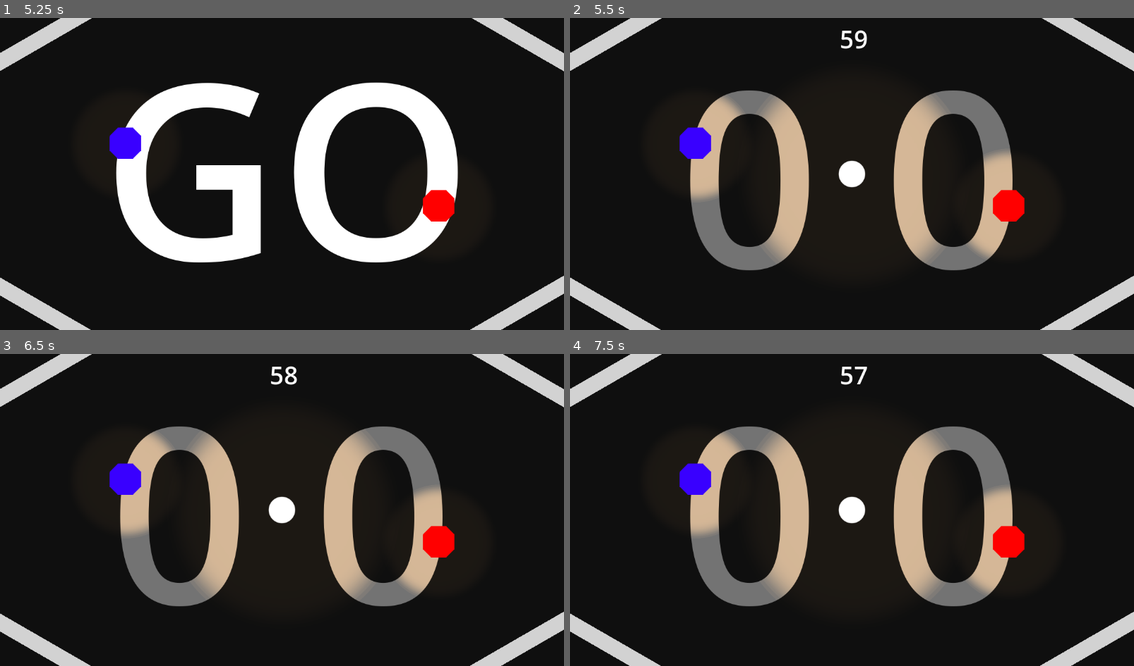
Above: before the commit, frames 1-4 (two rows, left to right).
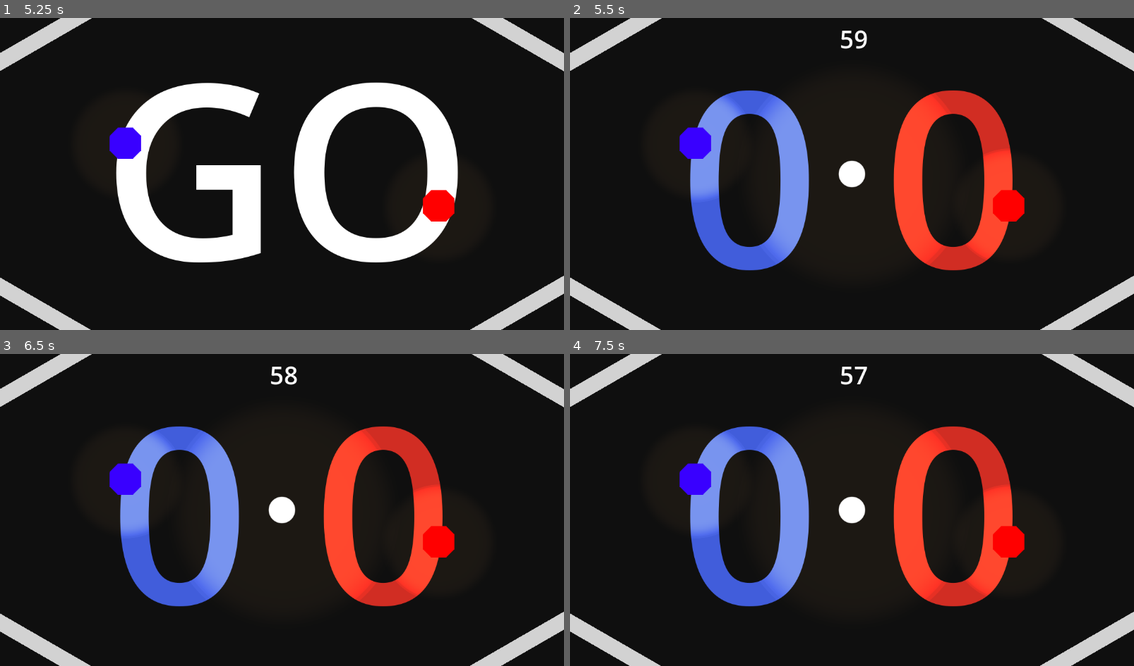
Above: after the commit, the same moments.

Repository: MyloRaccoon/ping
Game: Godot game, scene res://title.tscn
Same seed, same stepped clock (60 frames per second), same inputs: the game is played once before the commit and once after it.
Inputs:
- Up to frame 1 (5.25 s): click "Play" at 0.5 s; click "Play" at 1.25 s; tap Enter at 2, 4.25 s; tap Space at 2.75, 5 s
- Up to frame 2 (5.5 s): no input
- Up to frame 3 (6.5 s): tap Enter at 5.75 s
- Up to frame 4 (7.5 s): tap Space at 7.25 s

Frame 1 is identical in both runs. In frame 2, 12% of the frame differs, in the area x 21-79%, y 23-81%; in frame 3, 12%; in frame 4, 12%.

Commit message:
v0.1 - unfinished

Diff:
--- a/game.gd
+++ b/game.gd
@@ -27,6 +27,12 @@
 
 func _ready():
 	$firstTimer.start()
+	if global.separator:
+		$separator.show()
+		$separator/collisionbox.disabled = false
+	else:
+		$separator.hide()
+		$separator/collisionbox.disabled = true
 
 # Called every frame. 'delta' is the elapsed time since the previous frame.
 func _process(_delta):
@@ -61,7 +67,7 @@
 				call_deferred("win", "2")
 			else:
 				ball.queue_free()
-				new_ball($ballSpawnPoint.position, $p1SpawnPoint.position, $p2SpawnPoint.position)
+				new_ball($p1BallSpawnPoint.position, $p1SpawnPoint.position, $p2SpawnPoint.position)
 
 func _on_goal_2_body_entered(body):
 	if body in get_tree().get_nodes_in_group("ball"):
@@ -73,7 +79,7 @@
 				call_deferred("win", "1")
 			else:
 				ball.queue_free()
-				new_ball($ballSpawnPoint.position, $p1SpawnPoint.position, $p2SpawnPoint.position)
+				new_ball($p2BallSpawnPoint.position, $p1SpawnPoint.position, $p2SpawnPoint.position)
 
 func win(winner):
 	match winner:
@@ -100,7 +106,7 @@
 	$pts2.show()
 	$firstTimerLB.hide()
 	global.playing = true
-	new_ball($ballSpawnPoint.position, $p1SpawnPoint.position, $p2SpawnPoint.position)
+	new_ball($middleBallSpawnPoint.position, $p1SpawnPoint.position, $p2SpawnPoint.position)
 
 func pause():
 	pause_time_left = $Timer.time_left
--- a/game.tscn
+++ b/game.tscn
@@ -1,14 +1,22 @@
-[gd_scene load_steps=11 format=3 uid="uid://b6mt6o3s6l44i"]
+[gd_scene load_steps=13 format=3 uid="uid://b6mt6o3s6l44i"]
 
 [ext_resource type="Script" path="res://game.gd" id="1_di1l8"]
 [ext_resource type="PackedScene" uid="uid://b0tvpet4qy7kh" path="res://player.tscn" id="1_jds34"]
 
+[sub_resource type="SegmentShape2D" id="SegmentShape2D_dsfr3"]
+a = Vector2(-8, -440)
+b = Vector2(-8, 456)
+
 [sub_resource type="LabelSettings" id="LabelSettings_cabtn"]
 font_size = 500
 
 [sub_resource type="LabelSettings" id="LabelSettings_8j51r"]
 font_size = 500
-font_color = Color(0.45098, 0.45098, 0.45098, 1)
+font_color = Color(0.270588, 0.388235, 0.917647, 0.929412)
+
+[sub_resource type="LabelSettings" id="LabelSettings_ggfhb"]
+font_size = 500
+font_color = Color(0.819608, 0.176471, 0.137255, 1)
 
 [sub_resource type="RectangleShape2D" id="RectangleShape2D_nejds"]
 size = Vector2(1145, 66)
@@ -35,6 +43,20 @@
 offset_right = 1168.0
 offset_bottom = 672.0
 color = Color(0.0588235, 0.0588235, 0.0588235, 1)
+
+[node name="separator" type="StaticBody2D" parent="."]
+collision_layer = 3
+collision_mask = 3
+
+[node name="line" type="Line2D" parent="separator"]
+position = Vector2(832, 728)
+rotation = -3.12763
+points = PackedVector2Array(255.417, -43.5704, 267.927, 852.342)
+default_color = Color(0.458824, 0.458824, 0.458824, 1)
+
+[node name="collisionbox" type="CollisionShape2D" parent="separator"]
+position = Vector2(584, 312)
+shape = SubResource("SegmentShape2D_dsfr3")
 
 [node name="firstTimer" type="Timer" parent="."]
 wait_time = 4.0
@@ -67,7 +89,7 @@
 offset_right = 925.0
 offset_bottom = 658.0
 text = "0"
-label_settings = SubResource("LabelSettings_8j51r")
+label_settings = SubResource("LabelSettings_ggfhb")
 
 [node name="Player" parent="." instance=ExtResource("1_jds34")]
 position = Vector2(256, 256)
@@ -150,8 +172,14 @@
 [node name="p2SpawnPoint" type="Marker2D" parent="."]
 position = Vector2(896, 384)
 
-[node name="ballSpawnPoint" type="Marker2D" parent="."]
+[node name="middleBallSpawnPoint" type="Marker2D" parent="."]
 position = Vector2(576, 320)
+
+[node name="p1BallSpawnPoint" type="Marker2D" parent="."]
+position = Vector2(384, 320)
+
+[node name="p2BallSpawnPoint" type="Marker2D" parent="."]
+position = Vector2(768, 320)
 
 [node name="goal1" type="Area2D" parent="."]
 collision_layer = 7
--- a/global.gd
+++ b/global.gd
@@ -6,4 +6,7 @@
 var timer_active : bool = true
 var goal_active : bool = true
 
+var separator : bool = false
+var goalZone : bool = false
+
 var playing : bool = false
--- a/player.tscn
+++ b/player.tscn
@@ -8,7 +8,7 @@
 motion_mode = 1
 script = ExtResource("1_nkyu8")
 index = "1"
-push_force = 50.0
+push_force = 80.0
 base_speed = 800
 
 [node name="Sprite2D" type="Sprite2D" parent="."]
